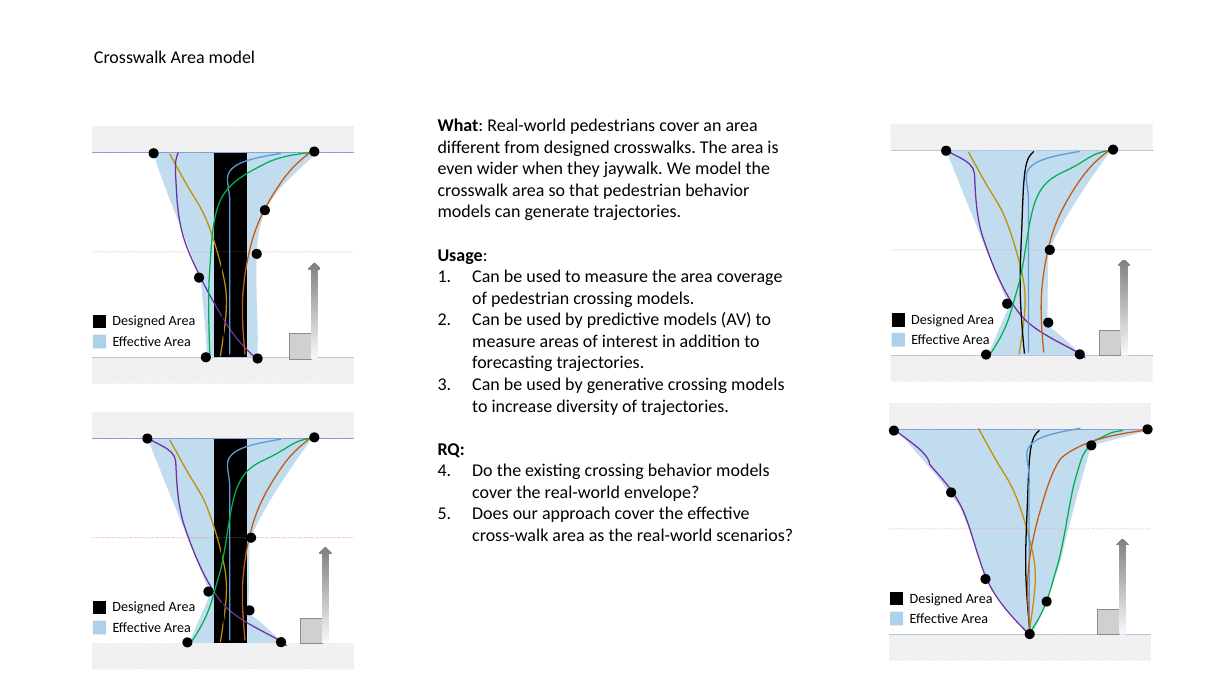
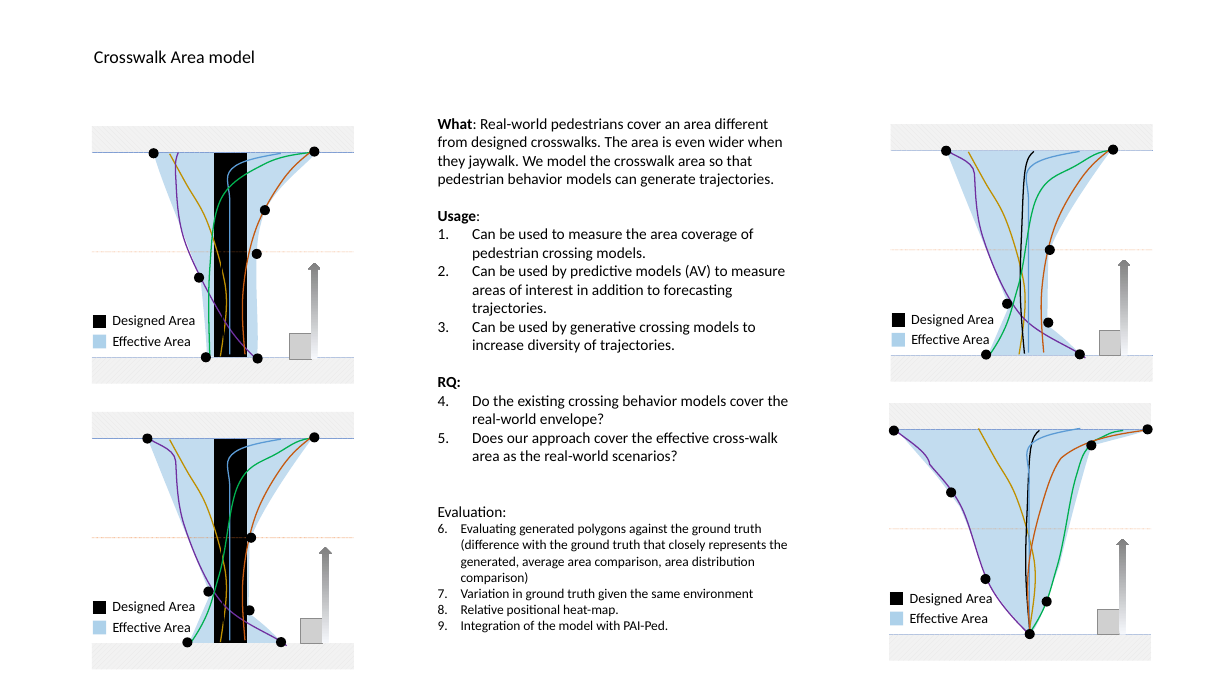
Before and after one commit to adhocmaster/carla-jaywalker-experiments, a slide deck: slide 4 of docs/PAI-Ped.pptx. Drawn at 1232x693 pixels with LibreOffice and Linux fonts; fonts in the diff are those of the drawing; grey boxes stand for pictures. Boxes give left, top, right and bottom in pixels: in the first picture for what was removed or moved away, otherwise in the second. Text is boxed around its words. In the diff, an @@ line names an element or a change of style, - is before the commit and + after.

```diff
--- a/docs/PAI-Ped.pptx
+++ b/docs/PAI-Ped.pptx
@@ text at (438, 118, 789, 461): size 14 to 12 pt in "What: Real-world pedestrians cover an area different ...", "Usage:", "Can be used to measure the area ...", "Can be used by predictive models (AV) ..." and 4 more places @@
@@ text at (438, 506, 787, 633): paragraphs added @@
+Evaluation:
+1. Evaluating generated polygons against the ground truth (difference with the ground truth that closely represents the generated, average area comparison, area distribution comparison)
+2. Variation in ground truth given the same environment
+3. Relative positional heat-map.
+4. Integration of the model with PAI-Ped.
```
